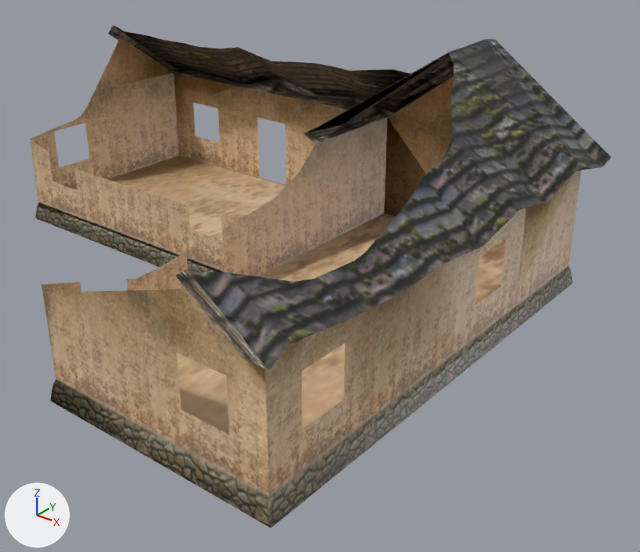
A saved change to the COLLADA model features/s44_b_house_3_4_destroyed_1.dae.
Both versions are drawn from a 50 mm lens placed at (113.9, -119.3, 82.7), pointed at (12.1, 8.0, 3.9). Every picture has the same lights, and +X, +Y and +Z are marked at lower left.

Objects in the first picture: 'Untitled'.
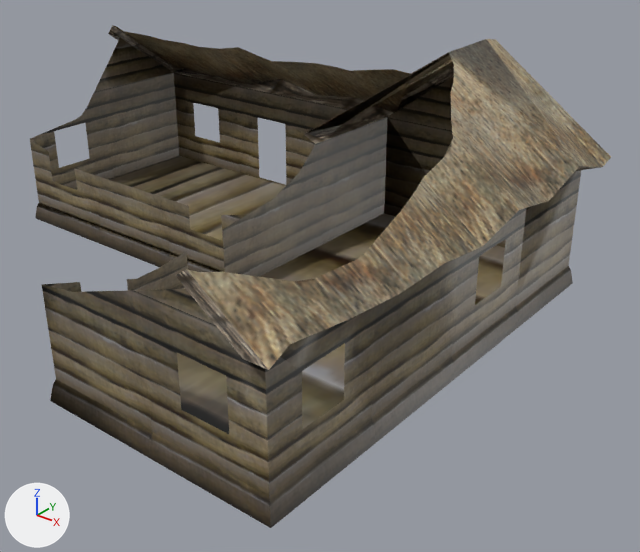
The change in detail:
Picture 's44_b_house_3_1.png' (img_s44_b_house_3_1_png) is new.
Material 's44_b_house_1_4_s3o_mat' (mat_s44_b_house_1_4_s3o_mat) changes its picture from img_s44_b_house_2_1_png to img_s44_b_house_3_1_png.

Where the change shows, as pixel boxes (x1, y1, x2, y2) in the pictures (640 x 552 px):
'Untitled', surface changed: (30, 30, 611, 528) in both
